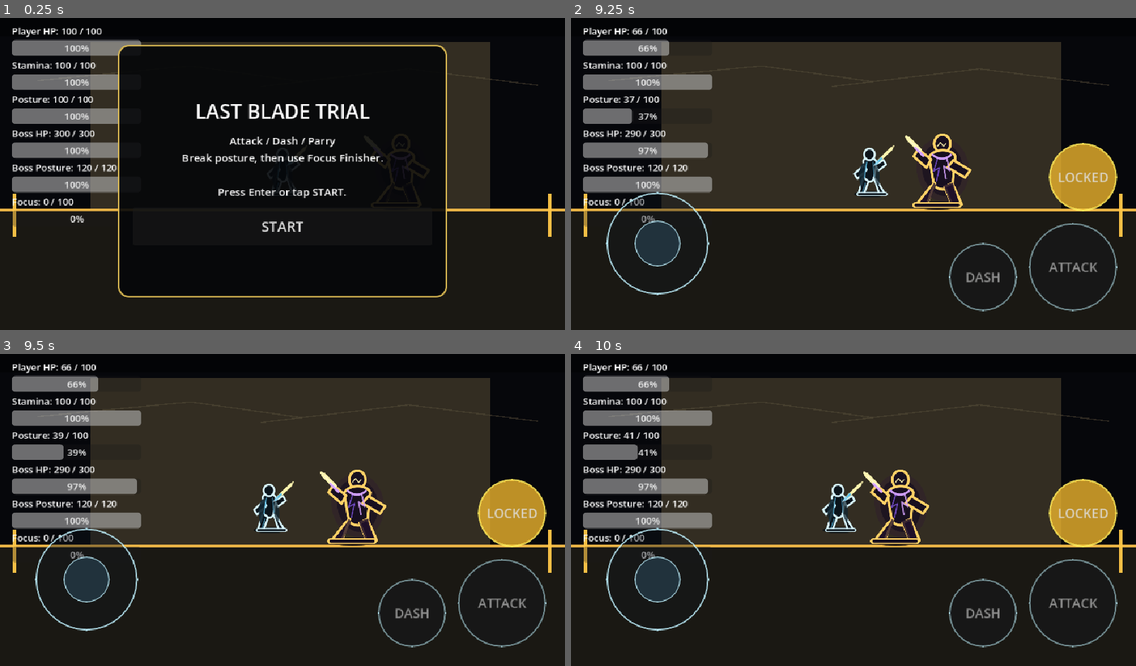
Above: before the commit, frames 1-4 (two rows, left to right).
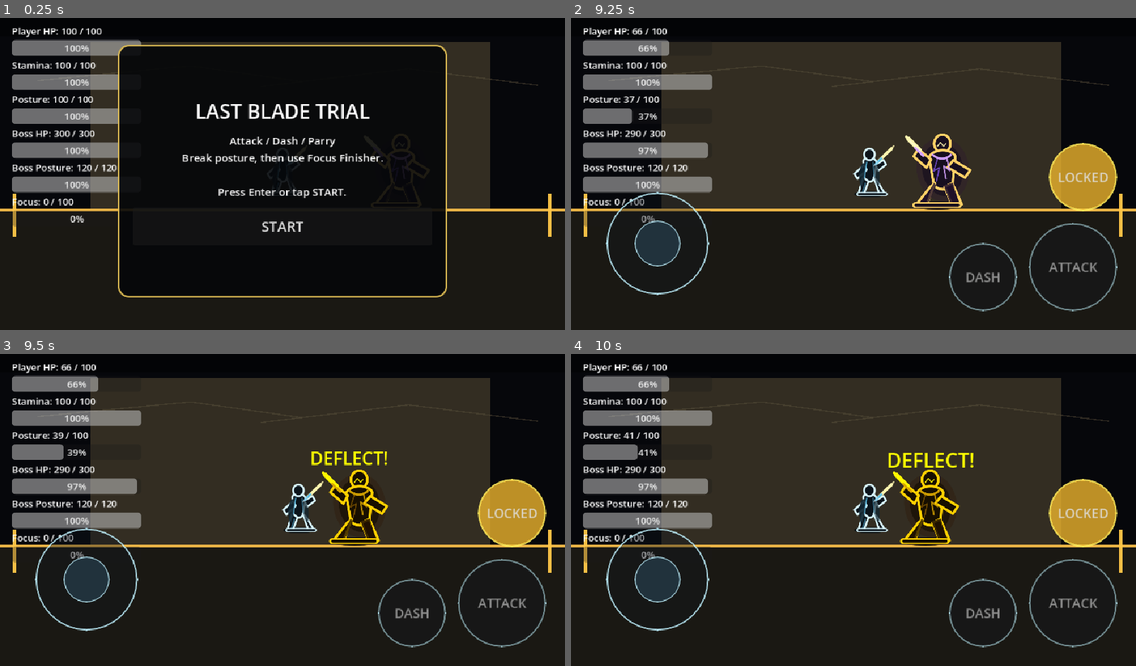
Above: after the commit, the same moments.

Repository: shanwinder/lastblade
Game: Godot game, scene res://scenes/main/BossBrokenMaster.tscn
Same seed, same stepped clock (60 frames per second), same inputs: the game is played once before the commit and once after it.
Inputs (mouse positions are in pixels of both pictures, inside the frame that each line leads up to):
- Up to frame 1 (0.25 s): no input
- Up to frame 2 (9.25 s): click "START" at 0.5 s; click "SKIP" at 1.25 s; click "SKIP" at 2 s; click "ATTACK" at 2.75 s; click "DASH" at 3.5 s; click "LOCK" at 4.25 s; click "LOCKED" at 5 s; tap Enter at 5.75 s; move the mouse to (977, 155) at 5.77 s; hold Right (ui_right) 5.78-6.5 s; tap A (attack) at 5.85 s; click (977, 155) at 5.92 s; drag from (740, 186) to (977, 170) at 6.52 s; move the mouse to (910, 102) at 7.27 s; hold Right (ui_right) 7.28-8 s; tap L (lock_on) at 7.35 s; drag from (825, 233) to (949, 170) at 8.02 s; move the mouse to (1023, 217) at 8.77 s; hold Left (ui_left) from 8.78 s (still down); hold Enter from 8.78 s (still down)
- Up to frame 3 (9.5 s): keep holding Left (ui_left); keep holding Enter
- Up to frame 4 (10 s): release Left (ui_left) at 9.5 s; release Enter at 9.5 s; drag from (684, 460) to (926, 506) at 9.52 s

Frames 1-2 are identical in both runs. In frame 3, 2.9% of the frame differs, in the area x 44-69%, y 31-62%; in frame 4, 3.8%, in the area x 44-72%, y 31-62%.

Commit message:
Let grab recovery time use script default

Diff:
--- a/last-blade-trial/scenes/main/BossBrokenMaster.tscn
+++ b/last-blade-trial/scenes/main/BossBrokenMaster.tscn
@@ -84,7 +84,6 @@
 grab_hold_offset_x = 42.0
 grab_throw_force = 520.0
 grab_throw_time = 0.26
-grab_recovery_time = 0.65
 grab_cooldown_bonus = 0.35
 grab_damage = 12
 grab_posture_damage = 42.0
